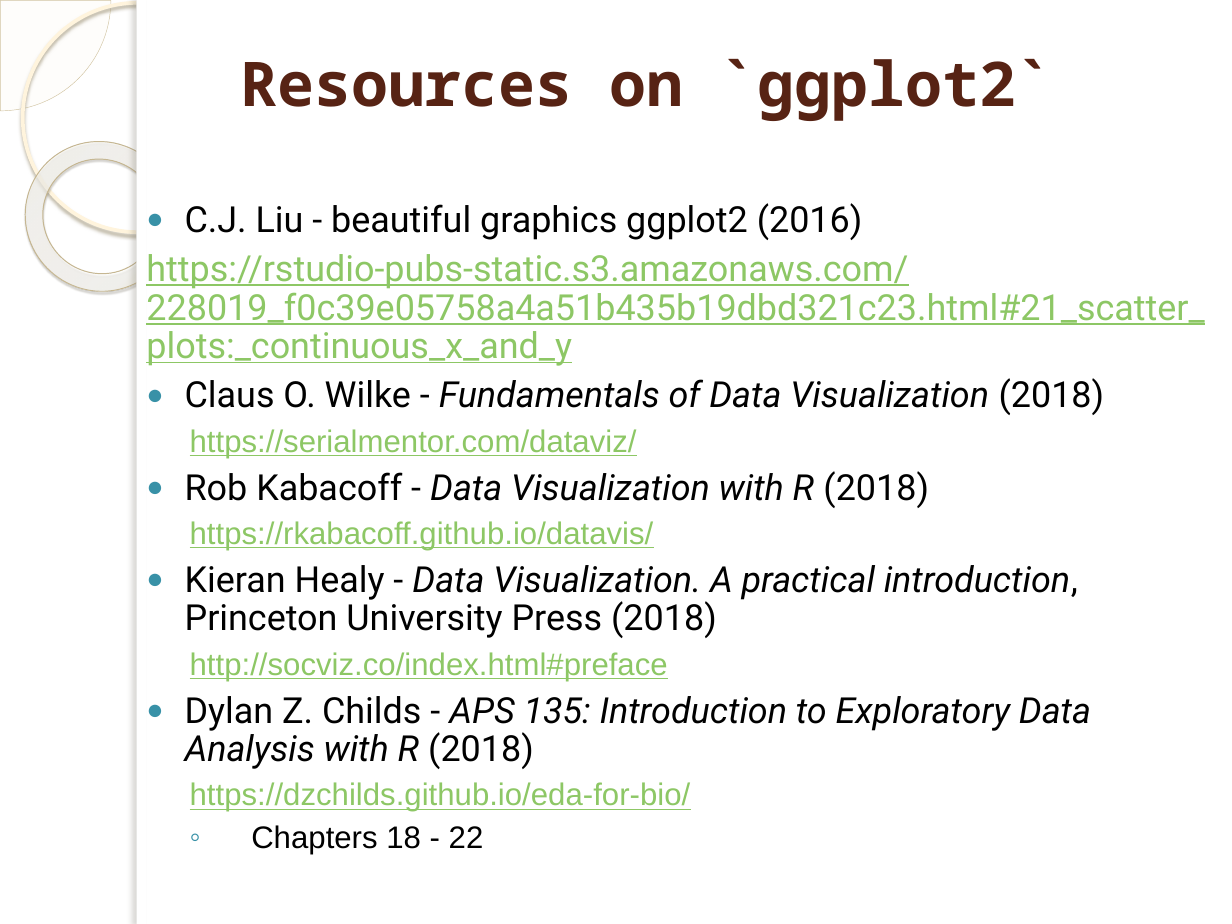
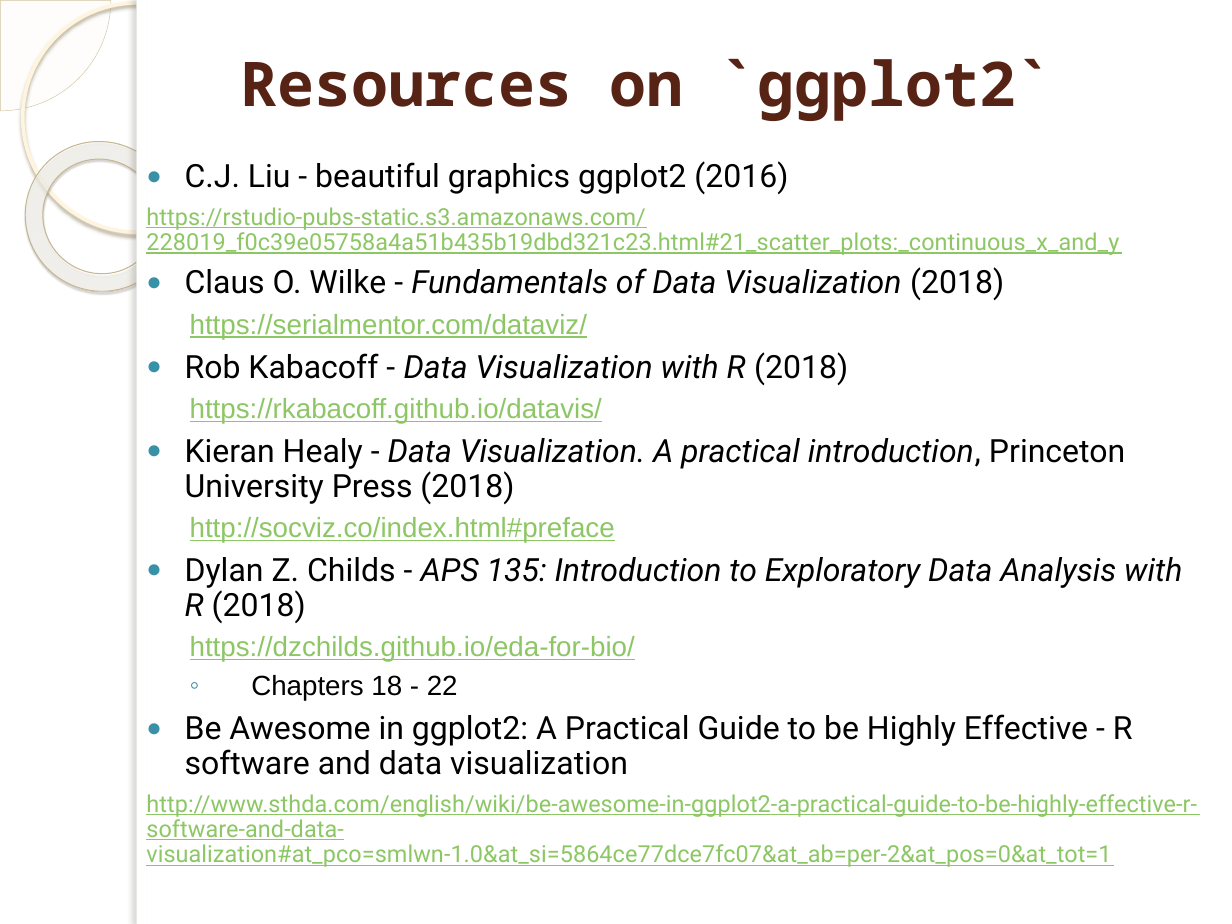
Before and after one commit to marinfotache/Data-Processing-Analysis-Science-with-R, a slide deck: slide 5 of 08 Data Visualization with -mostly- ggplot2/08_ggplot2.pptx. Drawn at 1232x924 pixels with LibreOffice and Linux fonts; fonts in the diff are those of the drawing; background and template pictures are left out. Boxes give left, top, right and bottom in pixels: in the first picture for what was removed or moved away, otherwise in the second. Text is boxed around its words. In the diff, an @@ line names an element or a change of style, - is before the commit and + after.

```diff
--- a/08 Data Visualization with -mostly- ggplot2/08_ggplot2.pptx
+++ b/08 Data Visualization with -mostly- ggplot2/08_ggplot2.pptx
@@ text "C.J. Liu - beautiful graphics ...": place and size @@
-text "C.J. Liu - beautiful graphics ..." at (146, 203, 1204, 855)
+text "C.J. Liu - beautiful graphics ..." at (146, 161, 1197, 867)
@@ text at (146, 161, 1182, 701): size 21 to 18.8 pt in "C.J. Liu - beautiful graphics ggplot2 (2016)", "Claus O. Wilke - Fundamentals of Data ...", "Rob Kabacoff - Data Visualization with R ...", "Kieran Healy - Data Visualization. A practical ..." and 1 more places; size 21 to 13.8 pt in "https://rstudio-pubs-static.s3.amazonaws.com/228019_f0c39e05 ..."; size 18.2 to 16.2 pt in "https://serialmentor.com/dataviz/", "https://rkabacoff.github.io/datavis/", "http://socviz.co/index.html#preface", "https://dzchilds.github.io/eda-for-bio/" and 1 more places @@
@@ text at (146, 714, 1197, 867): paragraphs added @@
+● Be Awesome in ggplot2: A Practical Guide to be Highly Effective - R software and data visualization
+http://www.sthda.com/english/wiki/be-awesome-in-ggplot2-a-practical-guide-to-be-highly-effective-r-software-and-data-visualization#at_pco=smlwn-1.0&at_si=5864ce77dce7fc07&at_ab=per-2&at_pos=0&at_tot=1
```
Also in this commit, not shown: 3 other files.
